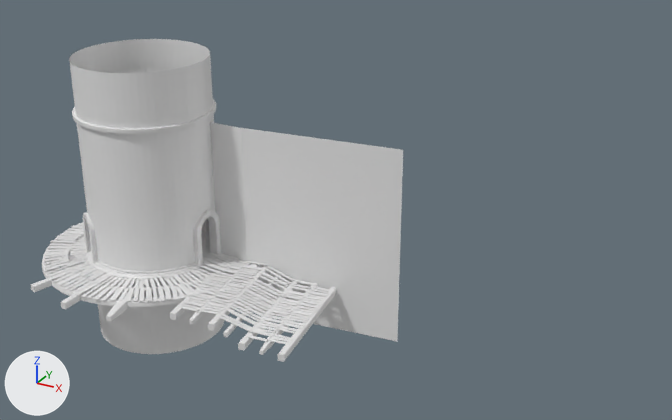
The FBX model M6BO-Project/Assets/Art/Models/Lose basis ver 2.fbx: old version first, new version second.
Camera for both pictures: a camera (50 mm lens) standing at (182.0, -239.0, 165.0) and looking at (48.0, 6.0, 43.0). Lighting does not change. The marker at lower left points along +X, +Y and +Z. Where no turn or scale is listed for an object, it has been applied to the vertices. Vertices at the same position are counted once.
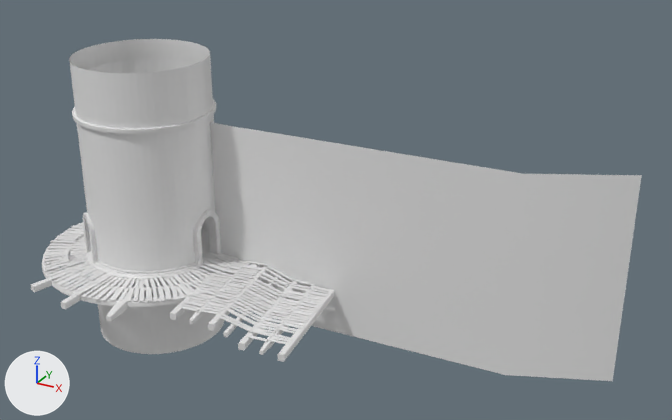
The change, as a diff of the scene's bpy script:
```diff
--- a/M6BO-Project/Assets/Art/Models/Lose basis ver 2.fbx.py
+++ b/M6BO-Project/Assets/Art/Models/Lose basis ver 2.fbx.py
@@ me_плоскость @@
 me_плоскость.from_pydata(...)  # 10 vertices, 4 faces; spans x -35.1..35.1, y 0.0..6.8, z -35.1..35.1
 # used by ob_плоскость; location = (32.6, 6.5, 29.7)
 # verts and faces of me_плоскость; kept vertices keep their numbers, new ones are numbered from 10
 # before: 1 (35.1, 6.8, -35.1) at pixel (397, 341), 3 (35.1, 6.8, 35.1) at pixel (403, 149), 8 (-19.6, 0.4, -35.1), 9 (-19.6, 0.4, 35.1) at pixel (246, 128)
+# me_плоскость part 1
+delete_vertices([1, 3])  # with the faces that use them
+verts[10] = (106.4, 15.5, -33.2)  # pixel (612, 381)
+verts[11] = (106.4, 15.5, 37.0)  # pixel (641, 175)
+verts[12] = (74.6, 5.1, -35.1)  # pixel (505, 375)
+verts[13] = (74.6, 5.1, 35.1)  # pixel (522, 173)
+faces += [(10, 11, 13, 12), (8, 12, 13, 9)]
@@ ob_цилиндр_002 @@
 ob_цилиндр_002.location = (-24.3, 0.1, 29.6)
-ob_цилиндр_002.scale = (19.2, 19.2, 38.0)
+ob_цилиндр_002.scale = (20.6, 20.6, 40.7)
```

Location of each change, (x1, y1, x2, y2) in pixels of the pictures (672 x 420 px):
'Плоскость', reshaped (123% wider, 18% taller)
    before: (210, 122, 403, 341)
    after: (210, 122, 642, 381)
'Цилиндр.002', rescaled
    before: (116, 69, 210, 251)
    after: (89, 59, 209, 233)
part 1 of me_плоскость, built on
    before: (258, 130, 403, 341)
    after: (258, 130, 642, 381)
